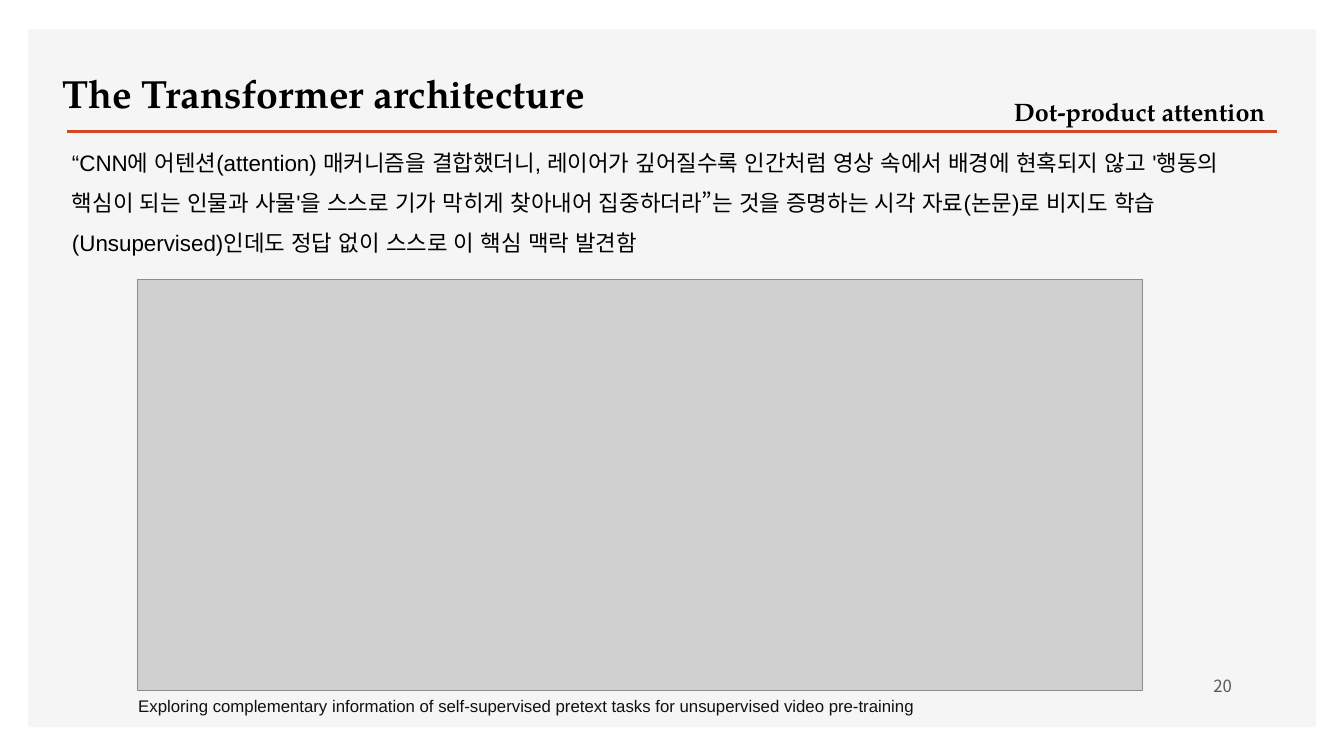
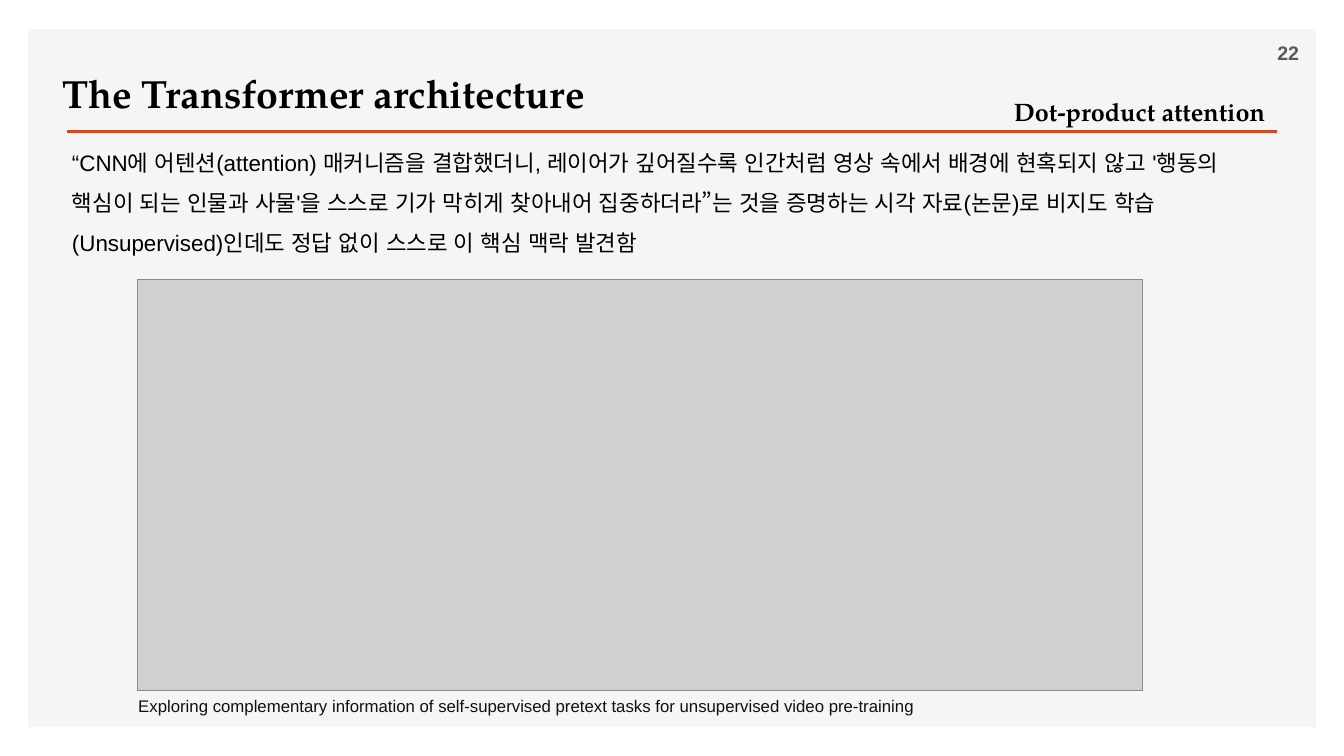
Before and after one commit to ancestor9/2026_Fall_Deep-Learning-with-Python, a slide deck: slide 22 of Chapter 15 Language models and the Transformer.pptx (slide 20 before the commit). Drawn at 1344x756 pixels with LibreOffice and Linux fonts; fonts in the diff are those of the drawing; grey boxes stand for pictures; background and template pictures are left out. Boxes give left, top, right and bottom in pixels: in the first picture for what was removed or moved away, otherwise in the second. Text is boxed around its words. In the diff, an @@ line names an element or a change of style, - is before the commit and + after.

```diff
--- a/Chapter 15 Language models and the Transformer.pptx
+++ b/Chapter 15 Language models and the Transformer.pptx
@@ page number added at (1277,46,1299,60), 14 pt, text #595959, bold @@
+22
@@ page number removed at (1213,679,1232,692) @@
-20
```
Also in this commit, not shown: 14 other slides changed, 2 slides added, 2 slides removed.
